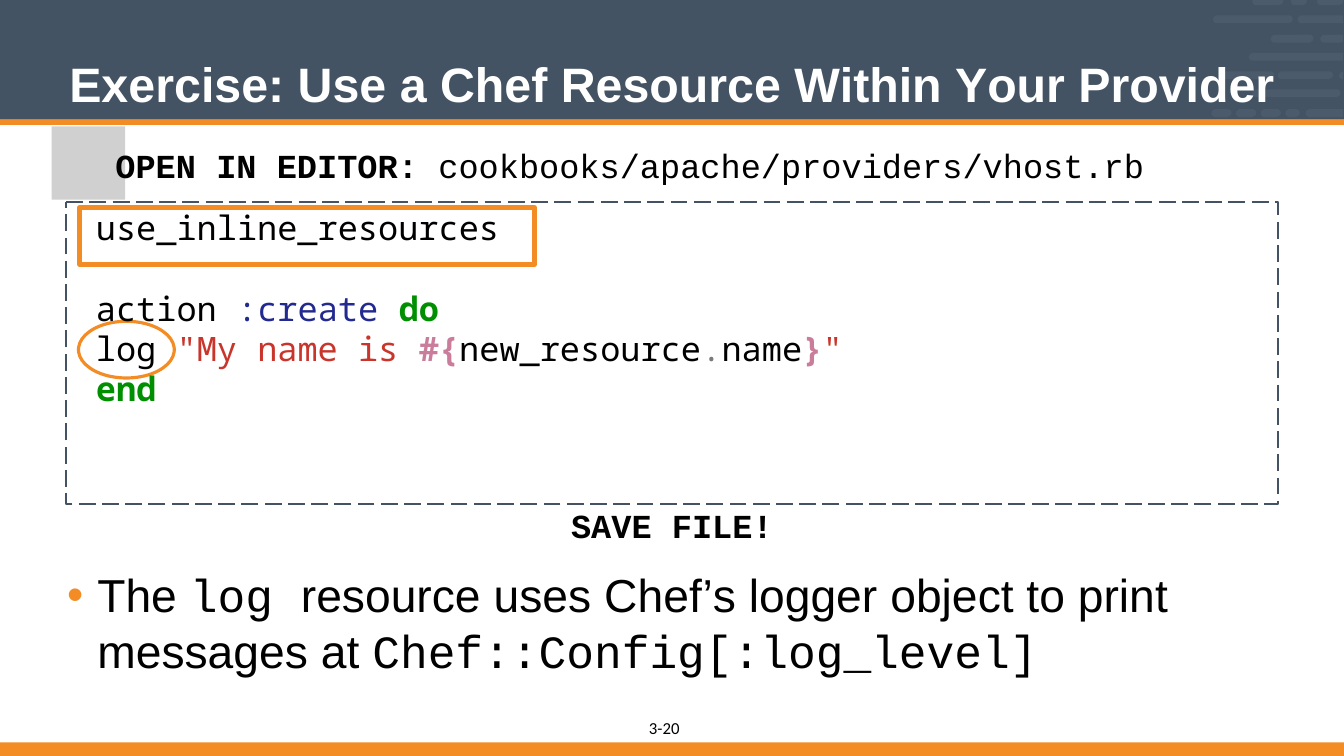
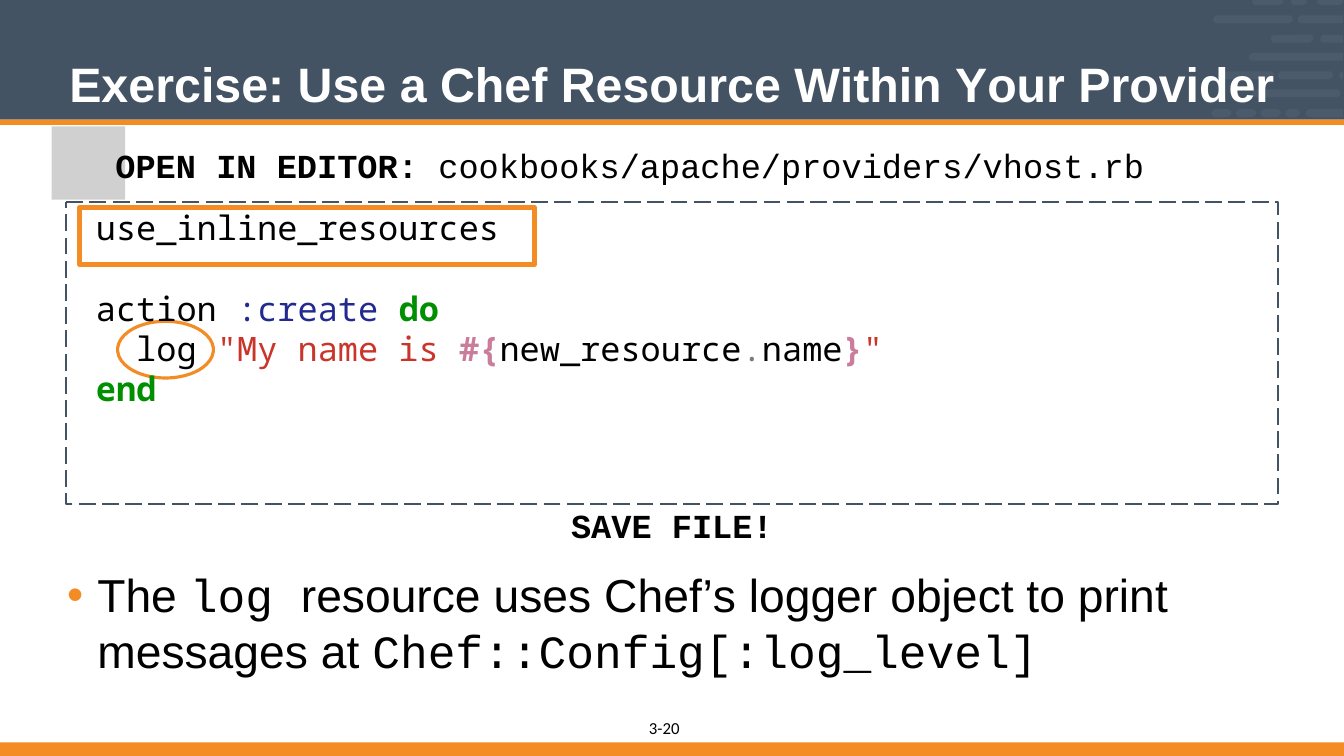
Before and after one commit to vinyar/chef-intermediate, a slide deck: slide 20 of 03-building_custom_resources.pptx. Drawn at 1344x756 pixels with LibreOffice and Linux fonts; fonts in the diff are those of the drawing; grey boxes stand for pictures. Boxes give left, top, right and bottom in pixels: in the first picture for what was removed or moved away, otherwise in the second. Text is boxed around its words. In the diff, an @@ line names an element or a change of style, - is before the commit and + after.

Commit message:
Updated Custom Resources
* Removed more mention of HWRP from the beginning and end of the content
* Removed the parts where the attendees create a set of data_bags to reduce the length of the section. My thought is that this could be done in a new section if that is important conversation to have but it was getting in the way of completing the section and is not absolutely necessary.
* Updated slides to include more explicit slides to remove content
* Updated slides to highlight new code that is added
* Updated the format of many of the text boxes to have indenting instead of spacing to indent the text boxes.
* Moved :remove action to being added later after the create is complete
* Changed summary questions to ask more about LWRP and not about HWRP and other confusing questions about what language the LWRP are written in.

```diff
--- a/03-building_custom_resources.pptx
+++ b/03-building_custom_resources.pptx
@@ text "use_inline_resources" rewrapped from (x1=96, y1=209, x2=843, y2=402) to (x1=96, y1=209, x2=883, y2=402) @@
@@ freeform shape moved from (x1=79, y1=321, x2=175, y2=378) to (x1=118, y1=321, x2=214, y2=378) @@
```
Also in this commit, not shown: 12 other slides changed, 2 slides added, 8 slides removed.
